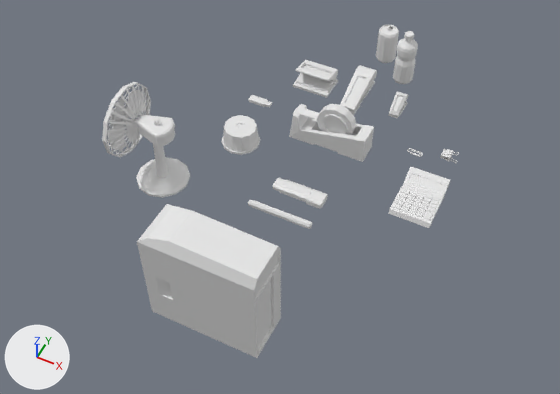
Before and after pictures for a commit that changed the FBX model New Floor/Assets/Office Supplies.fbx.
Before and after are seen from a 50 mm lens placed at (4.19, -9.14, 11.13), pointed at (-0.1, -0.56, 0.4). The axes (+X, +Y, +Z) are drawn at lower left. The lights are the same throughout. Where no turn or scale is listed for an object, it has been applied to the vertices.

Script lines for the objects in view, before the commit:
```python
me_circle = bpy.data.meshes.new('Circle')
me_circle.from_pydata(...)  # 979 vertices, 800 faces; spans x -0.91..0.53, y -0.72..0.72, z 0.0..2.0
# faces by material slot: [32, 768]
me_circle.materials.append(mat_handle_material)  # white #e7e7e7
me_circle.materials.append(mat_plastic)  # white #e7e7e7
me_cube_001 = bpy.data.meshes.new('Cube.001')
me_cube_001.from_pydata(...)  # 94 vertices, 92 faces; spans x -0.195..0.195, y -0.571..0.671, z -0.173..0.311
# faces by material slot: [45, 33, 14]
me_cube_001.materials.append(mat_handle_material)  # white #e7e7e7
me_cube_001.materials.append(mat_plastic)  # white #e7e7e7
me_cube_001.materials.append(mat_clay)  # white #e7e7e7
me_cylinder_003 = bpy.data.meshes.new('Cylinder.003')
me_cylinder_003.from_pydata(...)  # 132 vertices, 123 faces; spans x -0.398..0.398, y -0.398..0.398, z -0.026..0.386
# faces by material slot: [62, 12, 37, 12]
me_cylinder_003.materials.append(mat_plastic)  # white #e7e7e7
me_cylinder_003.materials.append(mat_pvc)  # white #e7e7e7
me_cylinder_003.materials.append(mat_transparentblue)  # white #e7e7e7
me_cylinder_003.materials.append(mat_screen)  # white #e7e7e7
ob_cds = bpy.data.objects.new('CDs', me_cylinder_003)
ob_cds.location = (-1.65, 0.76, 0.05)
ob_fan = bpy.data.objects.new('Fan', me_circle)
ob_fan.location = (-2.53, -0.82, 0.01)
ob_stapler = bpy.data.objects.new('Stapler', me_cube_001)
ob_stapler.location = (-0.04, 3.02, 0.21)
# also in view: 'TapeDispencer' at (-0.04, 1.63, 0.44); 'Highlighter' at (0.05, -0.04, 0.08); 'SodaCan' at (0.0, 4.62, 0.43); 'ComputerCase' at (-0.01, -3.16, 1.13); 'WaterBottle' at (0.59, 4.18, 0.58)
```
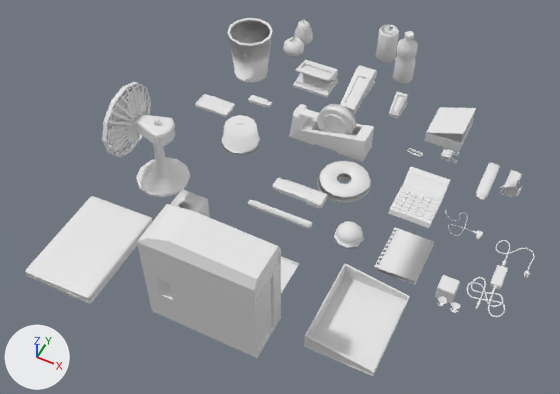
Edits to the bpy script that builds the scene:
```text
Change me_cylinder_003:
    where me_cylinder_003.from_pydata(...)  # 132 vertices, 123 faces; spans x -0.398..0.398, y -0.398..0.398, z -0.026..0.386
    me_cylinder_003 part 1: edges marked sharp go from 192 to 168
Add ob_fileholder:
    ob_fileholder = bpy.data.objects.new('FileHolder', me_cube_013)  # 48 vertices, 54 faces; spans x -0.61..0.61, y -0.81..0.81, z -0.17..0.17; in mat_plastic (white #e7e7e7), mat_mesh (white #e7e7e7)
    ob_fileholder.location = (2.16, -2.18, 0.15)
Add ob_glassdecoration:
    ob_glassdecoration = bpy.data.objects.new('GlassDecoration', me_cube_017)  # 24 vertices, 26 faces; spans x -0.154..0.154, y -0.154..0.154, z -0.154..0.154; in mat_glass (white #e7e7e7)
    ob_glassdecoration.location = (3.3, -0.93, 0.09)
Add ob_stickystack:
    ob_stickystack = bpy.data.objects.new('StickyStack', me_cube_011)  # 34 vertices, 28 faces; spans x -0.268..0.246, y -0.257..0.246, z -0.265..0.317; in mat_covergreen (white #e7e7e7), mat_yellow (white #e7e7e7), mat_coloredpaper (white #e7e7e7), mat_paper (white #e7e7e7)
    ob_stickystack.location = (-1.44, -1.56, 0.29)
Add ob_paperweight:
    ob_paperweight = bpy.data.objects.new('PaperWeight', me_cube_021)  # 90 vertices, 84 faces; spans x -0.265..0.265, y -0.253..0.269, z -0.156..0.165; in mat_glass_material (white #e7e7e7), mat_wood (white #e7e7e7)
    ob_paperweight.location = (1.34, -0.66, 0.28)
Add ob_candybar:
    ob_candybar = bpy.data.objects.new('CandyBar', me_cube_015)  # 56 vertices, 65 faces; spans x -0.129..0.119, y -0.535..0.508, z -0.069..0.069; in mat_coverred (white #e7e7e7)
    ob_candybar.location = (3.19, 1.91, 0.05)
Add ob_file:
    ob_file = bpy.data.objects.new('File', me_cube_012)  # 28 vertices, 21 faces; spans x -0.714..0.714, y -0.49..0.57, z -0.02..-0.005
    ob_file.location = (0.04, -2.04, 0.0)
Add ob_donutbox:
    ob_donutbox = bpy.data.objects.new('DonutBox', me_cube_014)  # 24 vertices, 22 faces; spans x -0.37..0.368, y -0.427..0.427, z -0.249..0.266; in mat_yellow (white #e7e7e7), mat_coloredpaper (white #e7e7e7), mat_cardboard (white #e7e7e7)
    ob_donutbox.location = (2.05, 2.95, 0.2)
Add ob_blacktrash:
    ob_blacktrash = bpy.data.objects.new('BlackTrash', me_cylinder_005)  # 120 vertices, 134 faces; spans x -0.49..0.49, y -0.49..0.49, z -0.562..0.562; in mat_plastic (white #e7e7e7), mat_mesh (white #e7e7e7)
    ob_blacktrash.location = (-2.56, 2.91, 0.48)
Add ob_notebook:
    ob_notebook = bpy.data.objects.new('NoteBook', me_cylinder_004)  # 414 vertices, 412 faces; spans x -0.047..0.73, y -0.5..0.5, z -0.047..0.047; in mat_plastic (white #e7e7e7), mat_pink (white #e7e7e7), mat_paper (white #e7e7e7)
    ob_notebook.location = (2.03, -0.53, 0.04)
Add ob_chargeradapter:
    ob_chargeradapter = bpy.data.objects.new('ChargerAdapter', me_cube_018)  # 582 vertices, 883 faces; spans x -0.445..0.291, y -0.836..0.249, z -0.088..0.059; in mat_handle_material (white #e7e7e7), mat_plastic (white #e7e7e7)
    ob_chargeradapter.location = (4.02, -0.23, 0.02)
Add ob_cellphone:
    ob_cellphone = bpy.data.objects.new('Cellphone', me_cube_022)  # 128 vertices, 116 faces; spans x -0.383..0.39, y -0.208..0.206, z -0.045..0.024; in mat_handle_material (white #e7e7e7), mat_metalicblue (white #e7e7e7), mat_screen (white #e7e7e7)
    ob_cellphone.location = (-2.67, 1.48, 0.03)
Add ob_loosepetals:
    ob_loosepetals = bpy.data.objects.new('LoosePetals', me_cone_001)  # 76 vertices, 86 faces; spans x -0.237..0.17, y -0.591..-0.378, z 0.012..0.142
    ob_loosepetals.location = (3.47, -0.92, 0.25)
Add ob_candywrapper:
    ob_candywrapper = bpy.data.objects.new('CandyWrapper', me_cube_016)  # 68 vertices, 81 faces; spans x -0.227..0.198, y -0.228..0.508, z -0.252..0.293; in mat_handle_material (white #e7e7e7), mat_coverred (white #e7e7e7)
    ob_candywrapper.location = (3.63, 1.91, 0.05)
Add ob_pair:
    ob_pair = bpy.data.objects.new('Pair', me_sphere_001)  # 125 vertices, 125 faces; spans x -0.227..0.227, y -0.227..0.227, z -0.179..0.481; in mat_gold (white #e7e7e7), mat_bathroomtiles (white #e7e7e7)
    ob_pair.location = (-1.94, 4.34, 0.17)
Add ob_apple:
    ob_apple = bpy.data.objects.new('Apple', me_sphere)  # 125 vertices, 125 faces; spans x -0.257..0.257, y -0.257..0.257, z -0.195..0.302; in mat_stairs (white #e7e7e7), mat_gold (white #e7e7e7)
    ob_apple.location = (-1.94, 3.82, 0.21)
Add ob_phonecharger:
    ob_phonecharger = bpy.data.objects.new('PhoneCharger', me_cube_020)  # 309 vertices, 457 faces; spans x -0.758..0.058, y -0.256..0.354, z -0.03..0.03; in mat_handle_material (white #e7e7e7), mat_pvc (white #e7e7e7)
    ob_phonecharger.location = (3.43, 0.61, -0.01)
Add ob_donut:
    ob_donut = bpy.data.objects.new('Donut', me_torus)  # 224 vertices, 224 faces; spans x -0.534..0.534, y -0.534..0.534, z -0.152..0.16; in mat_pink (white #e7e7e7), mat_beige (white #e7e7e7)
    ob_donut.location = (0.68, 0.68, -0.01)
Add ob_chargeradapterplug:
    ob_chargeradapterplug = bpy.data.objects.new('ChargerAdapterPlug', me_cube_019)  # 296 vertices, 439 faces; spans x -0.249..0.472, y 0.218..0.879, z -0.057..0.027; in mat_handle_material (white #e7e7e7), mat_plastic (white #e7e7e7)
    ob_chargeradapterplug.location = (4.02, -0.23, 0.02)
Add ob_closedlaptop:
    ob_closedlaptop = bpy.data.objects.new('ClosedLaptop', me_cube_010)  # 390 vertices, 340 faces; spans x -0.7..0.7, y -1.01..1.01, z -0.12..0.11; in mat_handle_material (white #e7e7e7), mat_plastic (white #e7e7e7), mat_transparentblue (white #e7e7e7), mat_pink (white #e7e7e7), mat_covergreen (white #e7e7e7)
    ob_closedlaptop.location = (-2.77, -2.88, 0.06)
```

Pixel boxes (x1, y1, x2, y2) of what changed, in the pictures (560 x 394 px):
'ClosedLaptop', added: after (25, 196, 152, 304)
'FileHolder', added: after (304, 263, 409, 376)
'BlackTrash', added: after (227, 18, 273, 83)
'NoteBook', added: after (374, 228, 434, 285)
'Donut', added: after (317, 161, 371, 204)
'DonutBox', added: after (424, 107, 476, 152)
'ChargerAdapter', added: after (467, 265, 508, 318)
'PaperWeight', added: after (334, 221, 364, 249)
'StickyStack', added: after (170, 189, 210, 218)
'Cellphone', added: after (195, 94, 235, 117)
'CandyBar', added: after (476, 163, 501, 201)
'GlassDecoration', added: after (435, 275, 460, 303)
'CandyWrapper', added: after (498, 170, 523, 197)
'File', added: after (281, 256, 299, 293)
'Apple', added: after (283, 36, 305, 57)
'Pair', added: after (294, 19, 313, 45)
'ChargerAdapterPlug', added: after (495, 240, 535, 279)
'LoosePetals', added: after (437, 296, 461, 313)
'PhoneCharger', added: after (445, 211, 483, 239)
part 1 of me_cylinder_003, shading changed: (222, 115, 260, 155) in both
